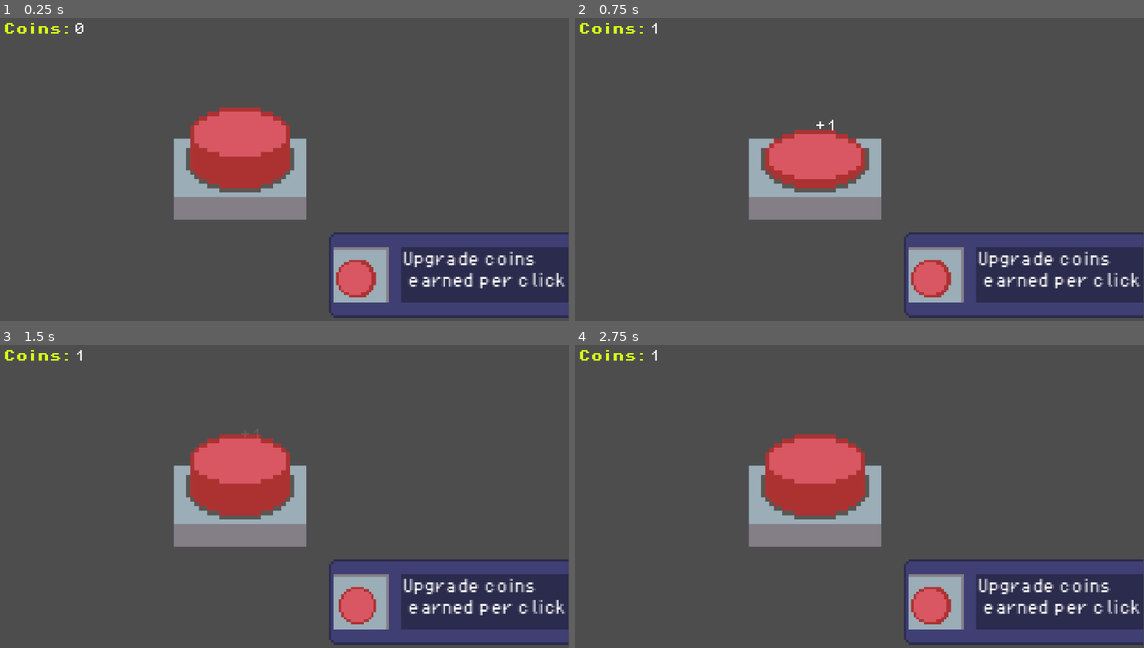
Above: before the commit, frames 1-4 (two rows, left to right).
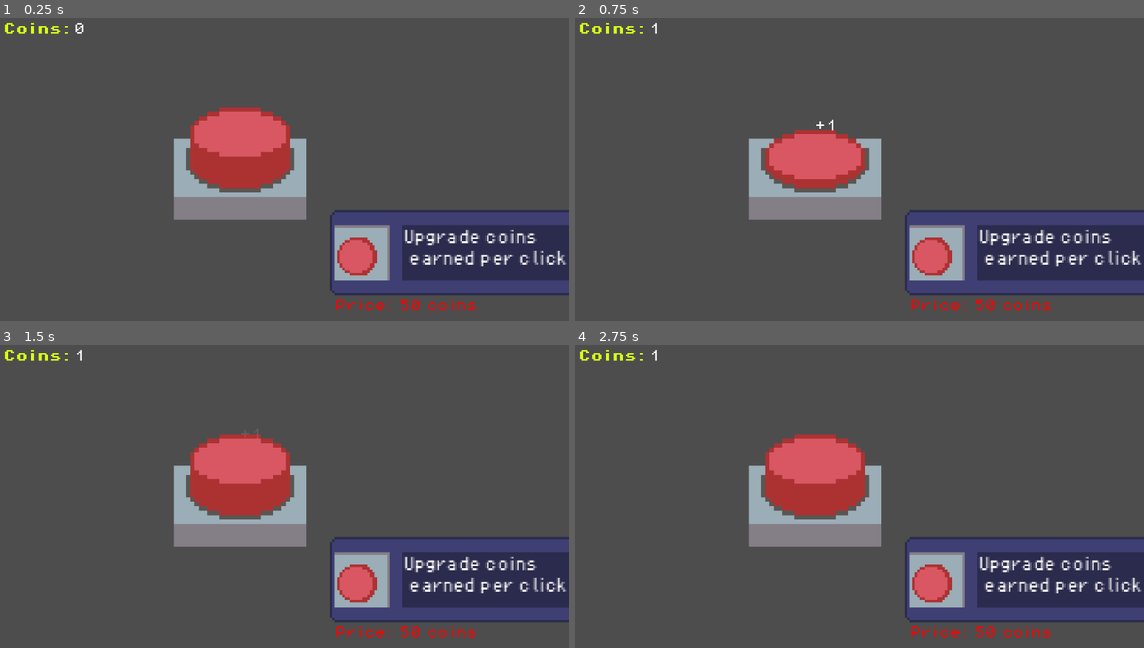
Above: after the commit, the same moments.

Repository: George101-dev/Click
Game: Godot game, scene res://main.tscn
Same seed, same stepped clock (60 frames per second), same inputs: the game is played once before the commit and once after it.
Inputs (mouse positions are in pixels of both pictures, inside the frame that each line leads up to):
- Up to frame 1 (0.25 s): no input
- Up to frame 2 (0.75 s): tap Enter at 0.5 s; move the mouse to (813, 133) at 0.52 s; press the mouse at (813, 133) at 0.53 s
- Up to frame 3 (1.5 s): move the mouse to (352, 605) at 1.27 s; release the mouse at (352, 605) at 1.28 s; click (352, 605) at 1.35 s
- Up to frame 4 (2.75 s): tap Space at 2 s; move the mouse to (910, 408) at 2.02 s; press the mouse at (910, 408) at 2.03 s

The runs differ from the first frame. In frame 1, 11% of the frame differs, in the area x 57-100%, y 63-100%; in frame 2, 11%; in frame 3, 11%; in frame 4, 11%.

Commit message:
Little_UI_Upgrade
Can see upgrade price on screen

Diff:
--- a/button.gd
+++ b/button.gd
@@ -35,6 +35,7 @@
 			spawn_popup(n)
 			#print('Score: ', score)
 			$"../Label2".text = str(coins)
+			update_upgrade_label()
 
 			# score multiplier
 			if clicks >= 100 and n == 1:
@@ -51,6 +52,8 @@
 			can_Click = true
 
 
+
+
 func _on_upgrade_coins_on_click_upgrade_pressed() -> void:
 	try_upgrade()
 
@@ -63,4 +66,17 @@
 		$"../Label2".text = str(coins)
 		n *= 2
 		upgradeCost += 50
+		$"../Label3".text = "Price: " + str(upgradeCost) + " coins"
+		update_upgrade_label()
 		print('Coin gain upgraded!');
+
+
+func update_upgrade_label():
+	$"../Label3".text = "Price: " + str(upgradeCost) + " coins"
+
+	if coins >= upgradeCost:
+		$"../Label3".modulate = Color.GREEN
+	else:
+		$"../Label3".modulate = Color.RED
+func _ready() -> void:
+	update_upgrade_label()
--- a/button.tscn
+++ b/button.tscn
@@ -112,7 +112,7 @@
 volume_db = -6.0
 
 [node name="Upgrade_CoinsOnClick" parent="." instance=ExtResource("5_4amfo")]
-position = Vector2(168, 116)
+position = Vector2(169, 96)
 scale = Vector2(1.69636, 1.74726)
 
 [connection signal="upgrade_pressed" from="Upgrade_CoinsOnClick" to="." method="_on_upgrade_coins_on_click_upgrade_pressed"]
--- a/main.tscn
+++ b/main.tscn
@@ -31,3 +31,11 @@
 offset_bottom = 133.0
 theme_override_fonts/font = ExtResource("2_0xm2m")
 text = "0"
+
+[node name="Label3" type="Label" parent="."]
+offset_left = 607.0
+offset_top = 470.0
+offset_right = 683.0
+offset_bottom = 493.0
+theme_override_fonts/font = ExtResource("2_0xm2m")
+text = "Price: 50 coins"
